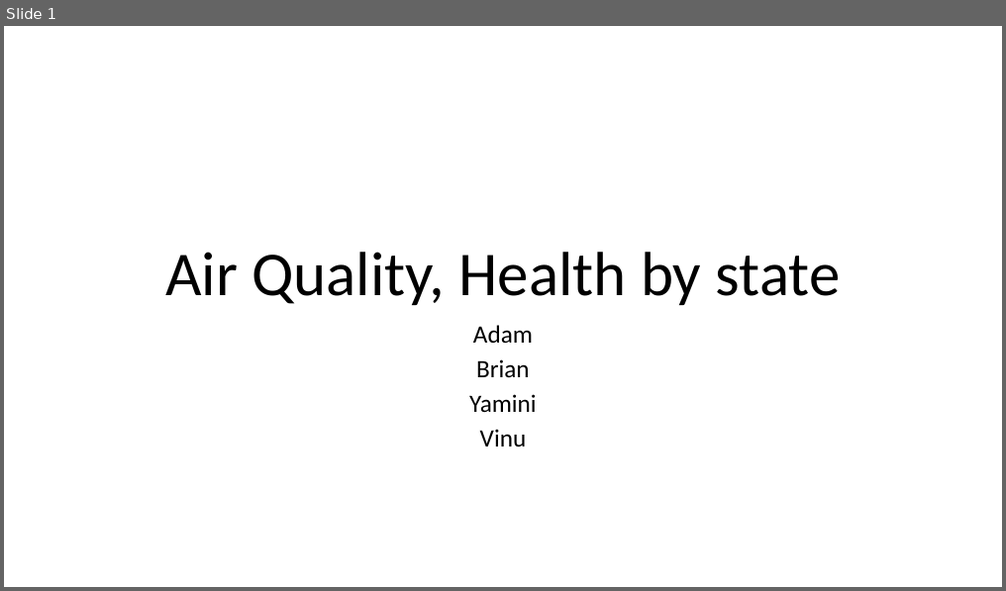
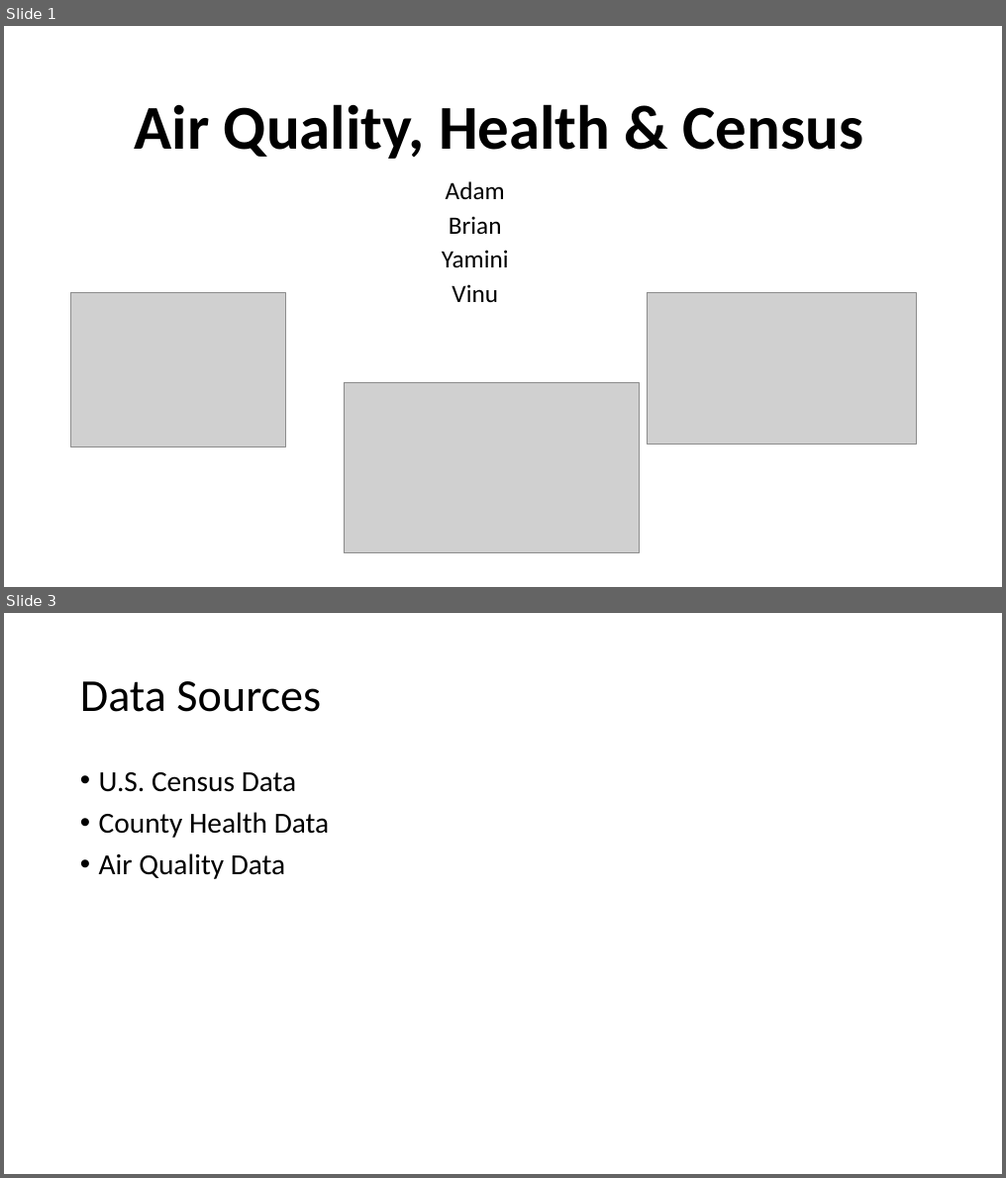
Before and after one commit to amxmongoose/City_Health, a slide deck: City_health_ppt.pptx. Shown one above the other, each under a label of ours: slide 1 before the commit, slides 1 and 3 after it; the slides between them are not shown. The pictures are 1006x591 and 1006x1178 pixels, drawn with LibreOffice and Linux fonts; fonts in the diff are those of the drawing; grey boxes stand for pictures. Boxes give left, top, right and bottom in pixels: in the first picture for what was removed or moved away, otherwise in the second. Text is boxed around its words. In the diff, an @@ line names an element or a change of style, - is before the commit and + after.

```diff
--- a/City_health_ppt.pptx
+++ b/City_health_ppt.pptx
@@ slide 3 added at box(4, 613, 1002, 1174), background #FFFFFF @@
@@ title added at box(80, 681, 321, 712), 44 pt, text #000000 @@
+Data Sources
@@ text added at box(99, 772, 329, 879), 28 pt, text #000000 @@
+• U.S. Census Data
+• County Health Data
+• Air Quality Data
@@ slide 1 changed as well @@
@@ title at box(135, 104, 863, 159): text changed; bold on @@
-Air Quality, Health by state
+Air Quality, Health & Census
@@ subtitle "Adam": place and size @@
-subtitle "Adam" at box(469, 325, 537, 448)
+subtitle "Adam" at box(442, 181, 509, 302)
@@ picture added at box(70, 293, 285, 448) @@
@@ picture added at box(648, 293, 916, 445) @@
@@ picture added at box(344, 382, 640, 554) @@
```
Also in this commit, not shown: 1 other slide changed, 6 other slides added, 1 slide removed, 15 other files.
